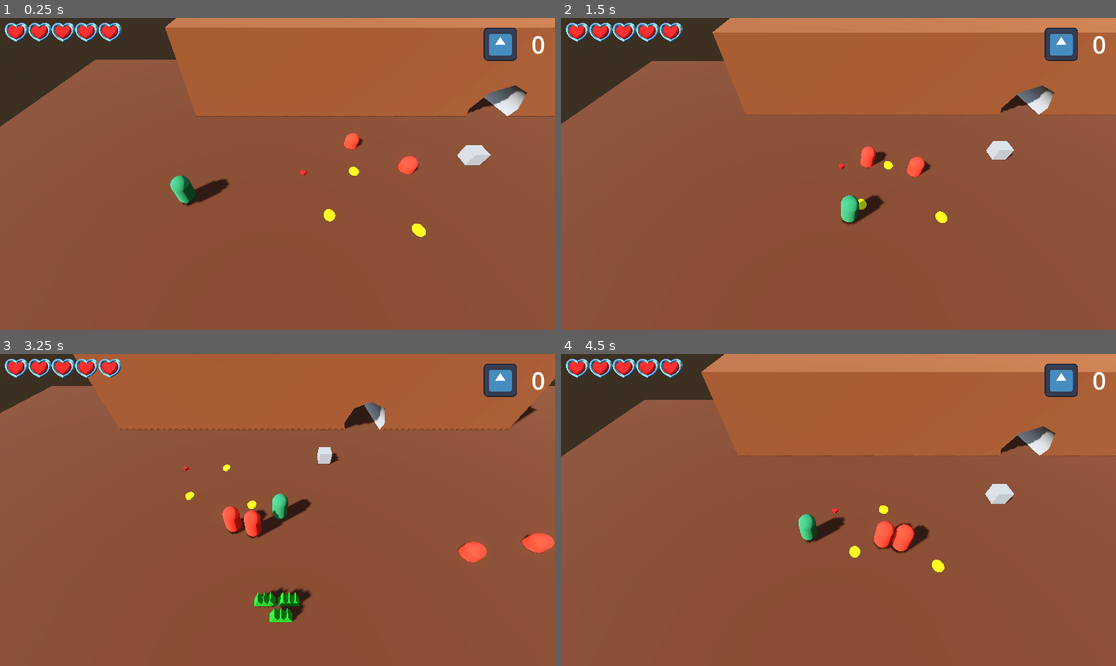
Above: before the commit, frames 1-4 (two rows, left to right).
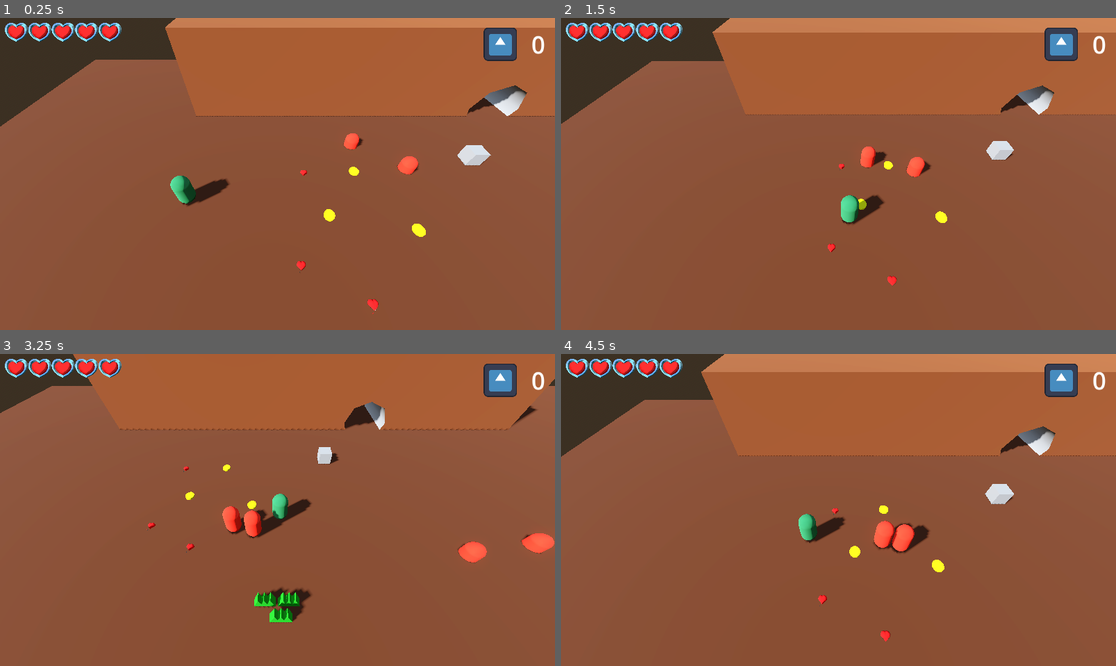
Above: after the commit, the same moments.

Repository: jeremiessigouin/zeldalike
Game: Godot game, scene res://scenes/Main/main.tscn
Two runs of this game, one before a commit and one after it. Both use one fixed random seed, a clock stepped at 60 frames per second and the inputs below. The engine's default icon, where the game draws it, is replaced by a stand-in: a white triangle on a blue panel in a dark square.
Inputs (mouse positions are in pixels of both pictures, inside the frame that each line leads up to):
- Up to frame 1 (0.25 s): no input
- Up to frame 2 (1.5 s): move the mouse to (960, 158) at 0.52 s; press the mouse at (960, 158) at 0.53 s; hold D (move_right) 0.53-1.28 s; move the mouse to (727, 189) at 1.27 s; release the mouse at (727, 189) at 1.28 s; hold S (move_down) from 1.28 s (still down); tap E (interact) at 1.35 s
- Up to frame 3 (3.25 s): move the mouse to (333, 441) at 2.02 s; release S (move_down) at 2.03 s; press the mouse at (333, 441) at 2.03 s; hold D (move_right) 2.03-2.78 s; move the mouse to (249, 572) at 2.77 s; release the mouse at (249, 572) at 2.78 s; hold W (move_up) from 2.78 s (still down); tap E (interact) at 2.85 s
- Up to frame 4 (4.5 s): move the mouse to (1005, 556) at 3.52 s; release W (move_up) at 3.53 s; press the mouse at (1005, 556) at 3.53 s; hold A (move_left) from 3.53 s (still down); move the mouse to (672, 463) at 4.27 s; release the mouse at (672, 463) at 4.28 s; tap E (interact) at 4.35 s

The runs differ from the first frame. In frame 1, less than 0.1% of the frame differs, in the area x 53-69%, y 77-95%; in frame 2, less than 0.1%; in frame 3, less than 0.1%; in frame 4, less than 0.1%.

Commit message:
heart-test

Diff:
--- a/scenes/Areas/Overworld_Area1.tscn
+++ b/scenes/Areas/Overworld_Area1.tscn
@@ -122,3 +122,9 @@
 
 [node name="EnemyTemplate2" parent="." instance=ExtResource("1_82y2s")]
 transform = Transform3D(1, 0, 0, 0, 1, 0, 0, 0, 1, -5.5, 2, -1.6)
+
+[node name="HeartPickup" parent="." instance=ExtResource("5_incc2")]
+transform = Transform3D(1, 0, 0, 0, 1, 0, 0, 0, 1, -13.2, 1.1, 4.8)
+
+[node name="HeartPickup2" parent="." instance=ExtResource("5_incc2")]
+transform = Transform3D(1, 0, 0, 0, 1, 0, 0, 0, 1, -10.2, 1.1, 6.4)
